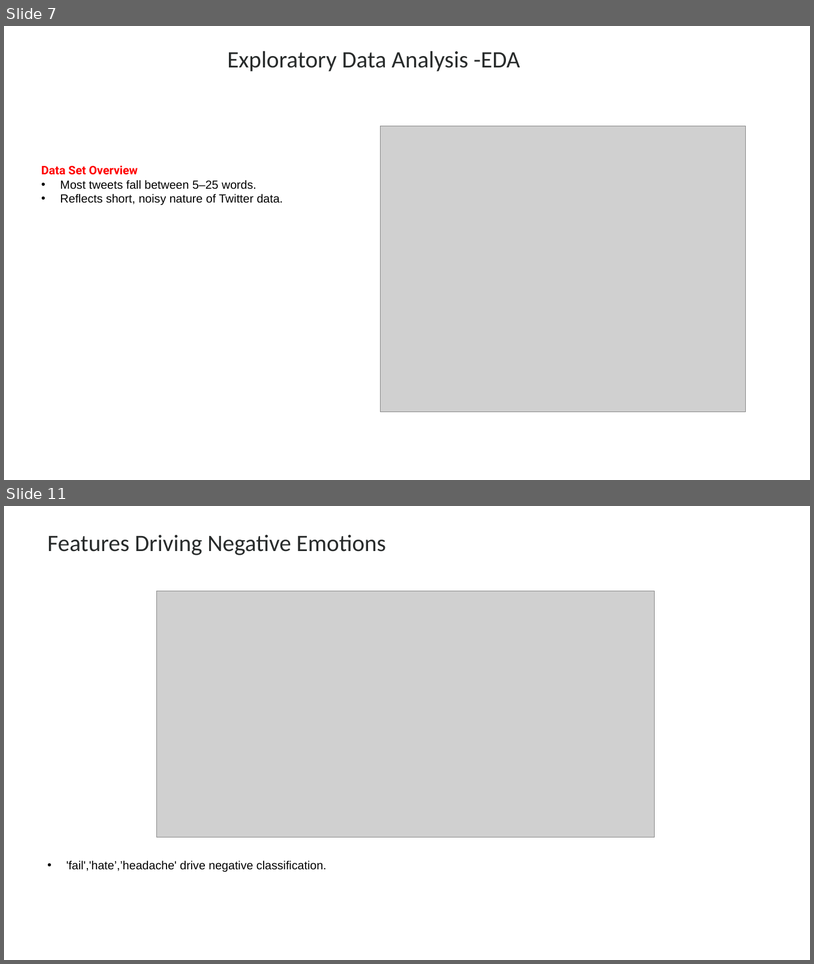
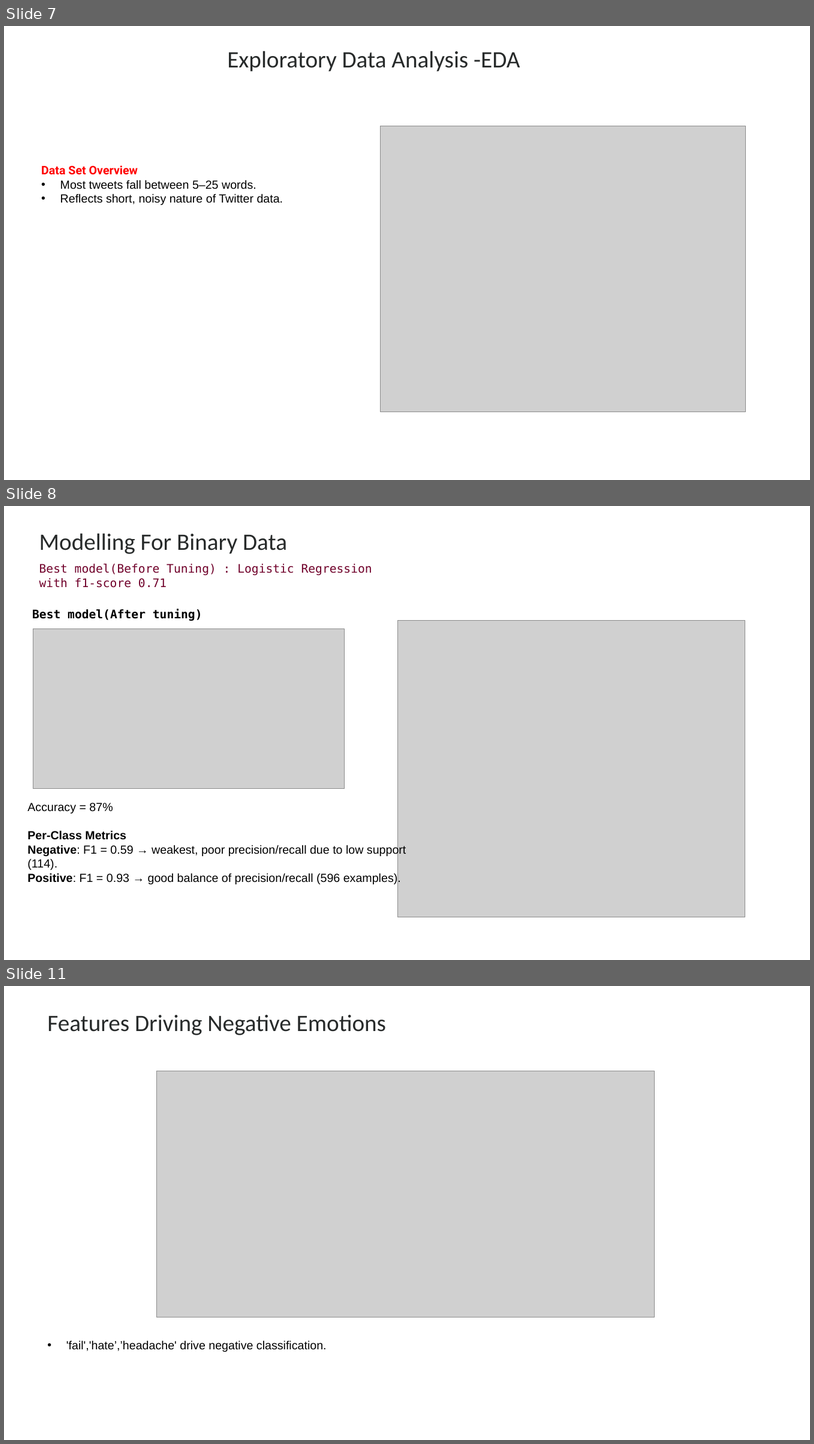
Before and after one commit to KaiFa254/Group_3_NLP_Project_Phase4, a slide deck: presentations/Sentiment_Analysis_of_Tweets_Directed_at_Appl_Google_Products.pptx. Shown one above the other, each under a label of ours: slides 7 and 11 before the commit, slides 7, 8 and 11 after it; the slides between them are not shown. The pictures are 814x964 and 814x1444 pixels, drawn with LibreOffice and Linux fonts; fonts in the diff are those of the drawing; grey boxes stand for pictures; background and template pictures are left out. Boxes give left, top, right and bottom in pixels: in the first picture for what was removed or moved away, otherwise in the second. Text is boxed around its words. In the diff, an @@ line names an element or a change of style, - is before the commit and + after.

```diff
--- a/presentations/Sentiment_Analysis_of_Tweets_Directed_at_Appl_Google_Products.pptx
+++ b/presentations/Sentiment_Analysis_of_Tweets_Directed_at_Appl_Google_Products.pptx
@@ slide 8 added at (4,506,810,960), background picture (left out) @@
@@ text added at (39,533,287,554), 28 pt, text #272A2A @@
+Modelling For Binary Data
@@ text added at (39,564,372,588), 14 pt, text #700129 @@
+Best model(Before Tuning) : Logistic Regression with f1-score 0.71
@@ text added at (32,609,203,621), 14 pt, text #000000, bold @@
+Best model(After tuning)
@@ picture added at (33,629,345,788) @@
@@ picture added at (398,621,745,917) @@
@@ text added at (27,802,406,885), 14 pt, text #000000 @@
+Accuracy = 87%
+Per-Class Metrics
+Negative: F1 = 0.59 → weakest, poor precision/recall due to low support (114).
+Positive: F1 = 0.93 → good balance of precision/recall (596 examples).
```
Also in this commit, not shown: 7 slides changed, 1 slide removed, 2 other files.
